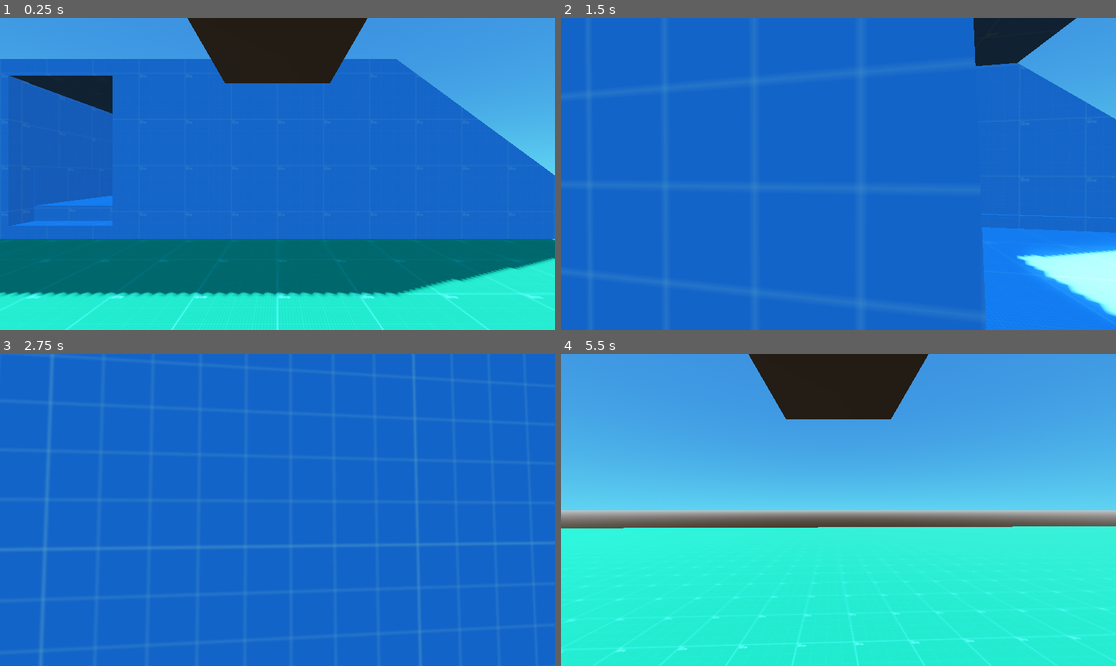
Above: before the commit, frames 1-4 (two rows, left to right).
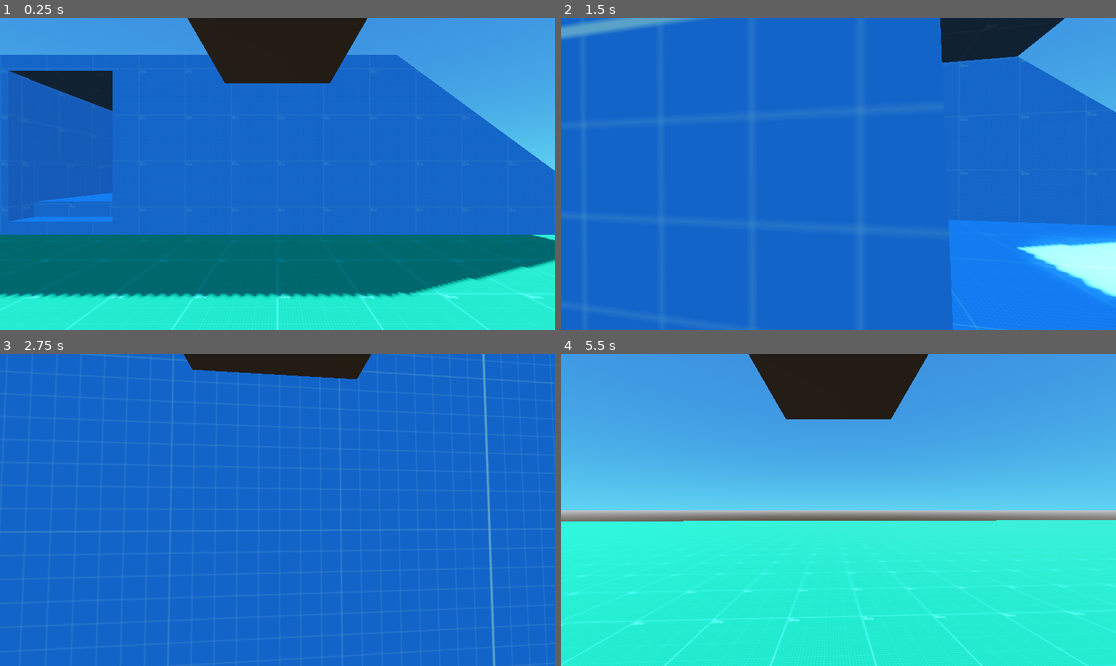
Above: after the commit, the same moments.

Repository: jakemeinershagen/space-exploration-game
Game: Godot game, scene res://World.tscn
Same seed, same stepped clock (60 frames per second), same inputs: the game is played once before the commit and once after it.
Inputs (mouse positions are in pixels of both pictures, inside the frame that each line leads up to):
- Up to frame 1 (0.25 s): no input
- Up to frame 2 (1.5 s): tap Enter at 0.5 s; move the mouse to (866, 174) at 0.52 s; hold W (move_forward) from 0.53 s (still down); tap Space (jump) at 0.6, 0.77, 1.07 s; click (866, 174) at 0.67 s; move the mouse to (810, 174) at 1.27 s; tap E (interact) at 1.35 s; click (810, 174) at 1.42 s
- Up to frame 3 (2.75 s): keep holding W (move_forward); tap Space (jump) at 1.52, 1.55, 1.82, 2.1 s; move the mouse to (288, 503) at 2.02 s; click (288, 503) at 2.17 s
- Up to frame 4 (5.5 s): keep holding W (move_forward); move the mouse to (832, 516) at 2.77 s; tap E (interact) at 2.85, 4.35 s; click (832, 516) at 2.92 s; tap Space (jump) at 3.02, 3.05, 3.32, 3.6, 3.77, 4.07, 4.52, 4.55, 4.82, 5.1 s; move the mouse to (877, 513) at 3.52 s; click (877, 513) at 3.67 s; move the mouse to (794, 506) at 4.27 s; click (794, 506) at 4.42 s; move the mouse to (844, 510) at 5.02 s; click (844, 510) at 5.17 s

The runs differ from the first frame. In frame 1, 4.6% of the frame differs, in the area x 0-100%, y 11-90%; in frame 2, 6.8%, in the area x 0-100%, y 0-100%; in frame 3, 3.6%; in frame 4, 2.8%.

Commit message:
make ship move. controls will be easier to rewrite

Diff:
--- a/Button.tscn
+++ b/Button.tscn
@@ -15,6 +15,7 @@
 radius = 0.02
 
 [node name="Button" type="StaticBody3D"]
+collision_layer = 8
 script = ExtResource("1_4pjef")
 
 [node name="MeshInstance3D" type="MeshInstance3D" parent="."]
--- a/Player.tscn
+++ b/Player.tscn
@@ -44,5 +44,5 @@
 
 [node name="RayCast3D" type="RayCast3D" parent="FPVCam"]
 target_position = Vector3(0, 0, -2)
-collision_mask = 4
+collision_mask = 8
 debug_shape_custom_color = Color(0, 1, 0, 1)
--- a/Scripts/ship.gd
+++ b/Scripts/ship.gd
@@ -1,10 +1,45 @@
-extends VehicleBody3D
+extends CharacterBody3D
+
+const SPEED = 5.0
+const JUMP_VELOCITY = 4.5
+const MOUSE_SENSITIVITY = 0.1
 
 @onready var player = get_parent().get_node("Player")
 @onready var follow_cam = $FollowCam
 @onready var ship_cam = follow_cam
 
+# Get the gravity from the project settings to be synced with RigidBody nodes.
+var gravity = ProjectSettings.get_setting("physics/3d/default_gravity")
 
 func _on_button_interact():
 	player.start_ship_mode()
 	ship_cam.make_current()
+
+
+func _physics_process(delta):
+	if player.ship_mode:
+		_ship_movement(delta)
+
+
+func _ship_movement(delta):
+	# Add the gravity.
+	# I'm somewhat worried is_on_floor may cause problems later, but we'll see
+	if not is_on_floor():
+		velocity.y -= gravity * delta
+
+	# Handle Jump.
+	if Input.is_action_just_pressed("jump") and is_on_floor():
+		velocity.y = JUMP_VELOCITY
+
+	# Get the input direction and handle the movement/deceleration.
+	# As good practice, you should replace UI actions with custom gameplay actions.
+	var input_dir = Input.get_vector("move_left", "move_right", "move_forward", "move_backward")
+	var direction = (transform.basis * Vector3(-input_dir.y, 0, input_dir.x)).normalized()
+	if direction:
+		velocity.x = direction.x * SPEED
+		velocity.z = direction.z * SPEED
+	else:
+		velocity.x = move_toward(velocity.x, 0, SPEED)
+		velocity.z = move_toward(velocity.z, 0, SPEED)
+
+	move_and_slide()
--- a/Ship.tscn
+++ b/Ship.tscn
@@ -8,7 +8,7 @@
 [sub_resource type="BoxShape3D" id="BoxShape3D_4p1xi"]
 size = Vector3(12.498, 0.70488, 4.55585)
 
-[node name="Ship" type="VehicleBody3D"]
+[node name="Ship" type="CharacterBody3D"]
 collision_layer = 4
 collision_mask = 3
 script = ExtResource("1_5dv5p")
@@ -58,9 +58,8 @@
 
 [node name="Button" parent="." instance=ExtResource("3_8xx3k")]
 transform = Transform3D(1.98043, -1.59841, 0, 1.59841, 1.98043, 0, 0, 0, 2.545, 5.05045, 1.72343, 0.00255176)
-collision_layer = 4
 
 [node name="FollowCam" type="Camera3D" parent="."]
-transform = Transform3D(-4.2222e-08, 0.258819, -0.965926, 1.13133e-08, 0.965926, 0.258819, 1, 8.88178e-16, -4.37114e-08, -12.9457, 6.37649, 0)
+transform = Transform3D(-4.2222e-08, 0.258819, -0.965926, 1.13133e-08, 0.965926, 0.258819, 1, 4.61853e-14, -4.37114e-08, -12.9457, 6.37649, 0)
 
 [connection signal="interact" from="Button" to="." method="_on_button_interact"]
--- a/project.godot
+++ b/project.godot
@@ -93,3 +93,4 @@
 3d_physics/layer_1="Player"
 3d_physics/layer_2="Terrain"
 3d_physics/layer_3="Ship"
+3d_physics/layer_4="Interactable"
